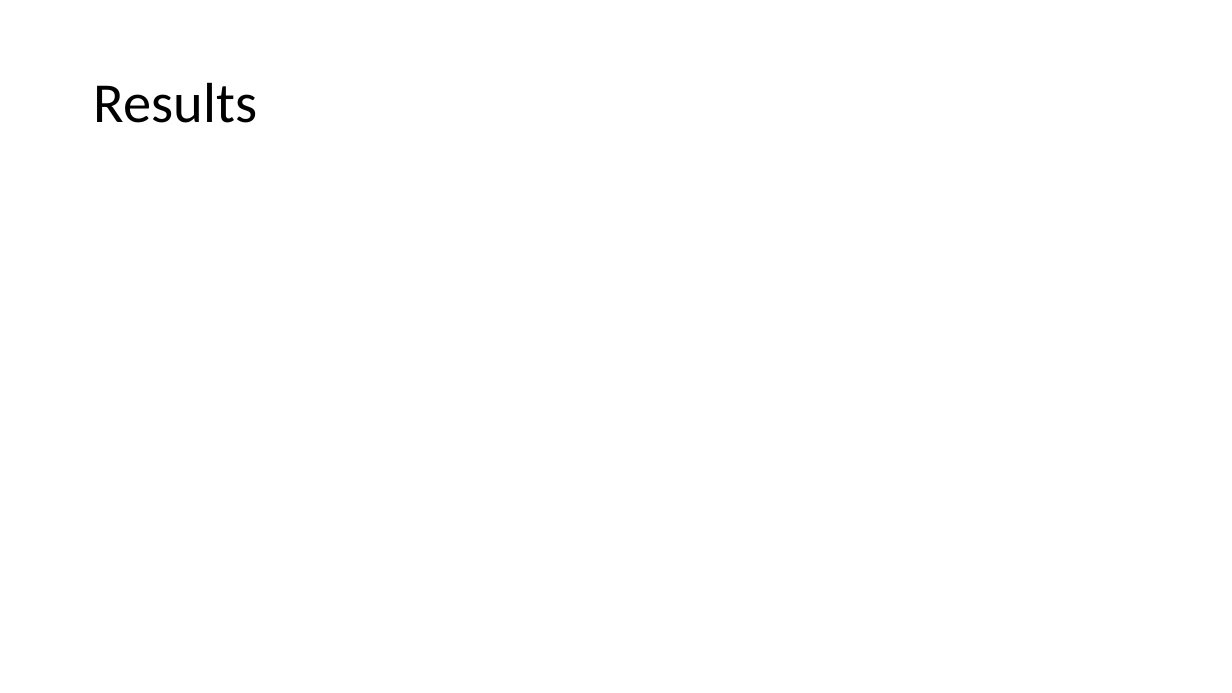
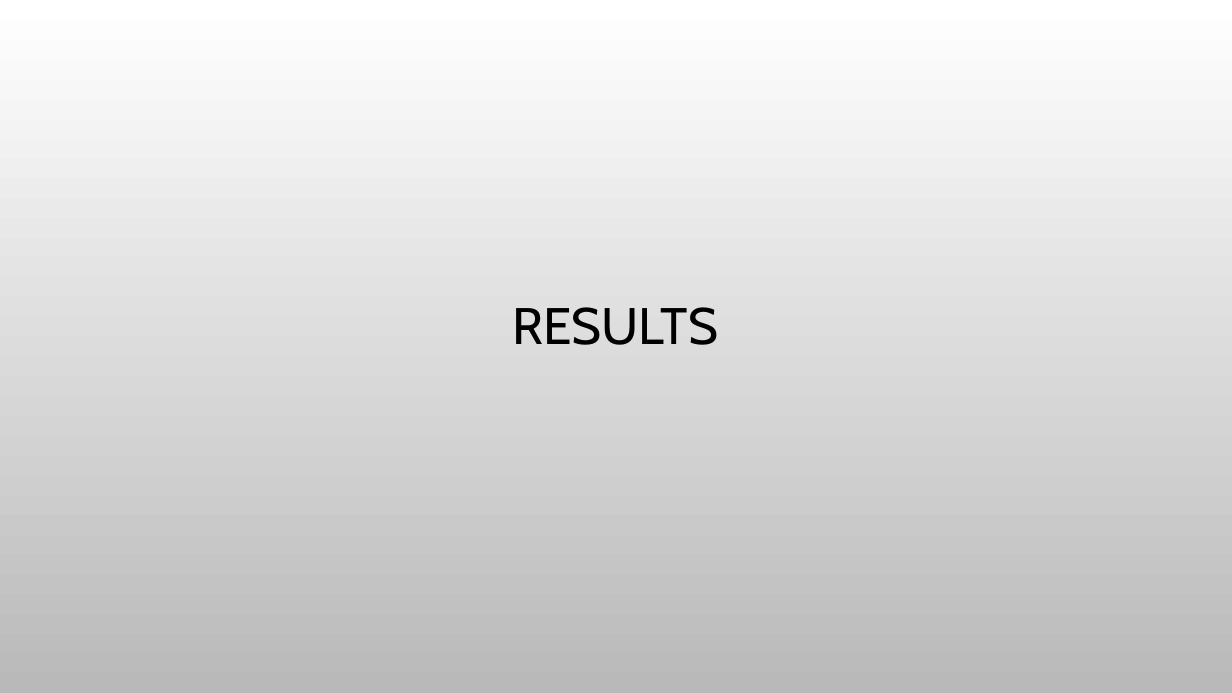
Before and after one commit to rotznmu/movie_summarization_capstone, a slide deck: slide 14 of Text Summarization.pptx (slide 18 before the commit). Drawn at 1232x693 pixels with LibreOffice and Linux fonts; fonts in the diff are those of the drawing; background and template pictures are left out. Boxes give left, top, right and bottom in pixels: in the first picture for what was removed or moved away, otherwise in the second. Text is boxed around its words. In the diff, an @@ line names an element or a change of style, - is before the commit and + after.

```diff
--- a/Text Summarization.pptx
+++ b/Text Summarization.pptx
@@ background #FFFFFF to picture (left out) @@
@@ title "RESULTS" at bbox=[512, 307, 718, 345]: vertical alignment middle to bottom @@
@@ title at bbox=[512, 307, 718, 345]: text changed; size 44 to 40 pt; font Calibri to Cabin @@
-Results
+RESULTS
```
Also in this commit, not shown: 8 other slides changed, 10 slides added, 10 slides removed, 1 other file.
